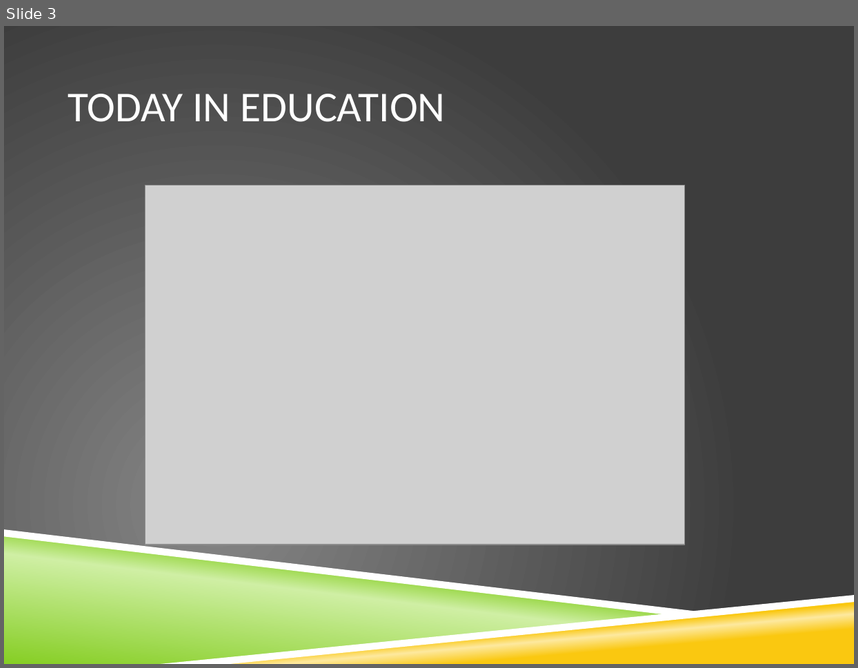
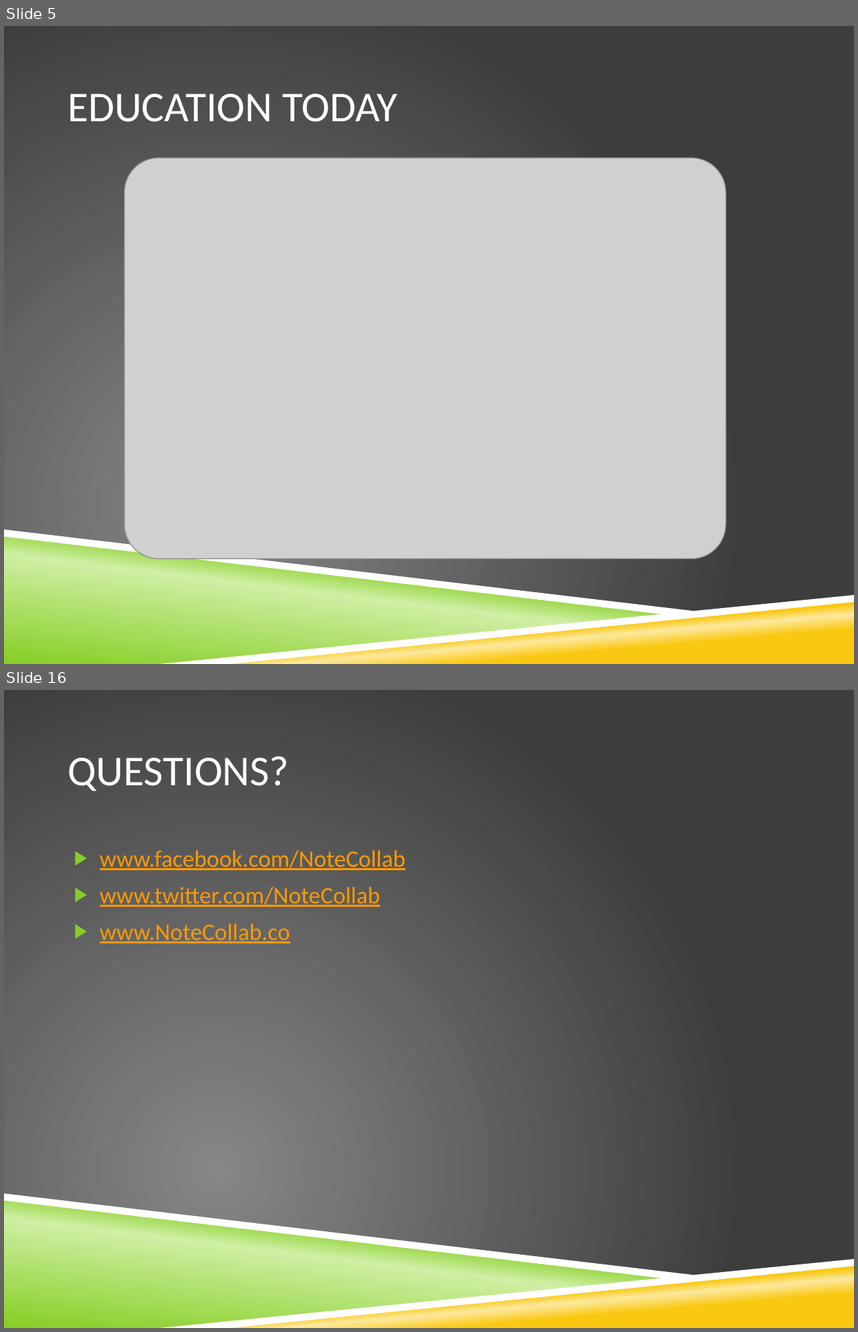
Before and after one commit to aplassard/NoteCollab, a slide deck: diagrams/Presentation1.pptx. Shown one above the other, each under a label of ours: slide 3 before the commit, slides 5 and 16 after it; the slides between them are not shown. The pictures are 858x668 and 858x1332 pixels, drawn with LibreOffice and Linux fonts; fonts in the diff are those of the drawing; grey boxes stand for pictures; background and template pictures are left out. Boxes give left, top, right and bottom in pixels: in the first picture for what was removed or moved away, otherwise in the second. Text is boxed around its words. In the diff, an @@ line names an element or a change of style, - is before the commit and + after.

```diff
--- a/diagrams/Presentation1.pptx
+++ b/diagrams/Presentation1.pptx
@@ slide 16 added at <box>4,690,854,1328</box>, background picture (left out); not listed: 4 template elements that a slide beside it also shows @@
@@ title added at <box>67,756,289,791</box>, 36 pt, text #FFFFFF @@
+QUESTIONS?
@@ text added at <box>100,850,406,943</box>, 20 pt, text #FF9900, underline @@
+▶ www.facebook.com/NoteCollab
+▶ www.twitter.com/NoteCollab
+▶ www.NoteCollab.co
@@ what was slide 3 is now slide 5 @@
@@ slide 5 changed as well @@
@@ title at <box>67,94,397,122</box>: text changed @@
-TODAY IN EDUCATION
+EDUCATION TODAY
@@ picture: place and size @@
-picture at <box>145,185,685,545</box>
+picture at <box>125,158,726,558</box>
```
Also in this commit, not shown: 2 other slides changed, 12 other slides added, 5 slides removed, 17 other files.
